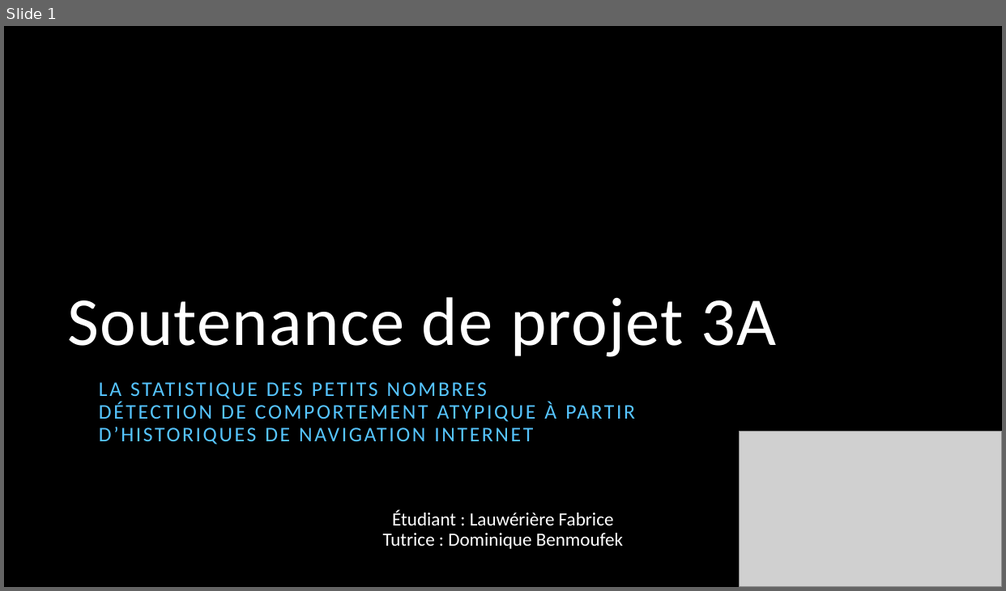
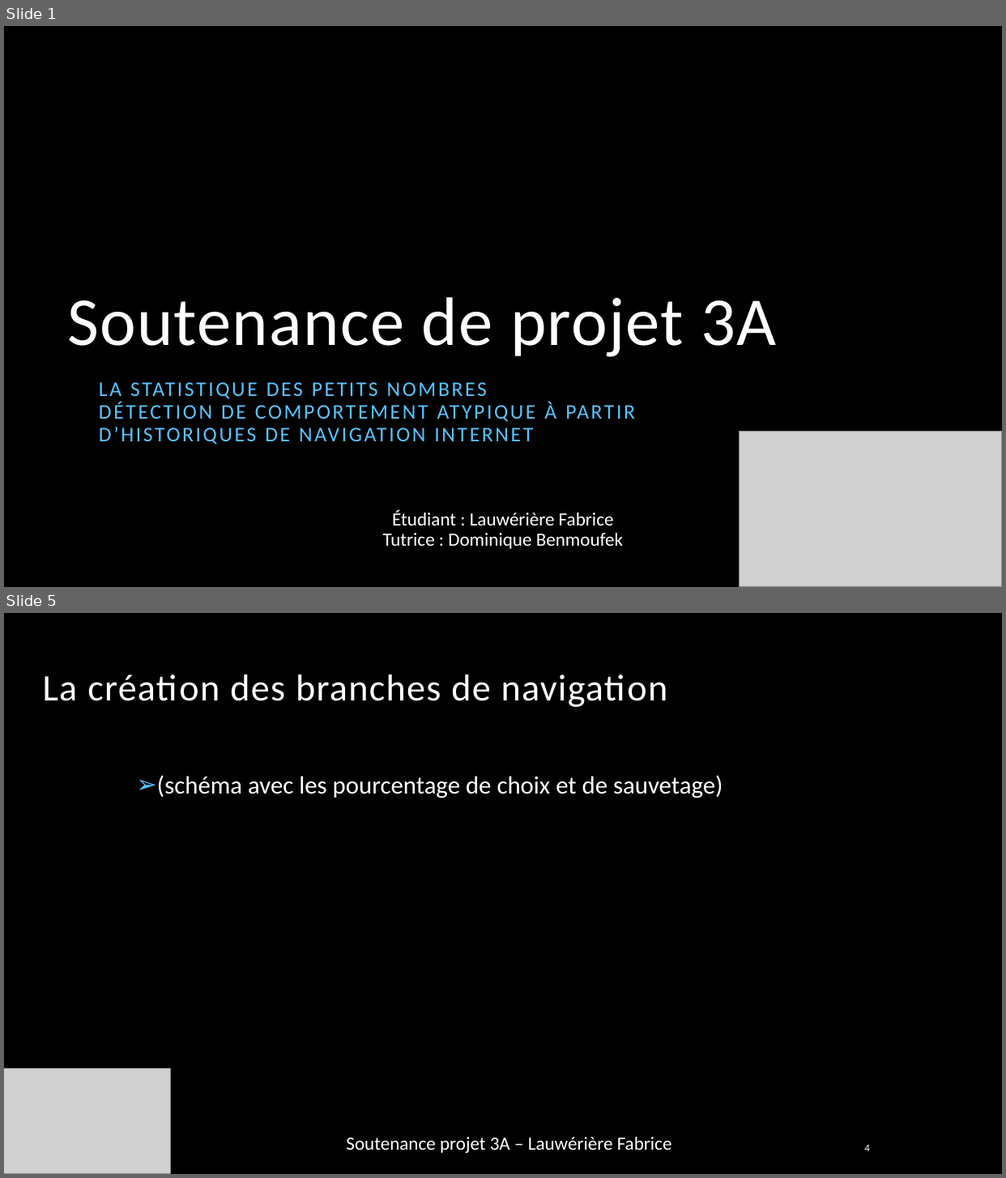
Before and after one commit to fabrice-lauweriere/projet3a-AtypicDetection, a slide deck: Documents/soutenance/soutenanceProjet3A.pptx. Shown one above the other, each under a label of ours: slide 1 before the commit, slides 1 and 5 after it; the slides between them are not shown. The pictures are 1006x591 and 1006x1178 pixels, drawn with LibreOffice and Linux fonts; fonts in the diff are those of the drawing; grey boxes stand for pictures; background and template pictures are left out. Boxes give left, top, right and bottom in pixels: in the first picture for what was removed or moved away, otherwise in the second. Text is boxed around its words. In the diff, an @@ line names an element or a change of style, - is before the commit and + after.

```diff
--- a/Documents/soutenance/soutenanceProjet3A.pptx
+++ b/Documents/soutenance/soutenanceProjet3A.pptx
@@ slide 5 added at (4,613,1002,1174), background picture (left out) @@
@@ title added at (43,675,668,707), 36 pt, text #FFFFFF @@
+La création des branches de navigation
@@ text added at (157,775,722,798), 24 pt, text #FFFFFF @@
+➢ (schéma avec les pourcentage de choix et de sauvetage)
@@ picture added at (4,1068,170,1174) @@
@@ text added at (346,1137,672,1153), 18 pt, text #FFFFFF @@
+Soutenance projet 3A – Lauwérière Fabrice
@@ page number added at (864,1144,869,1152), 10 pt, text #FFFFFF @@
+4
```
Also in this commit, not shown: 6 other slides added, 17 other files.
